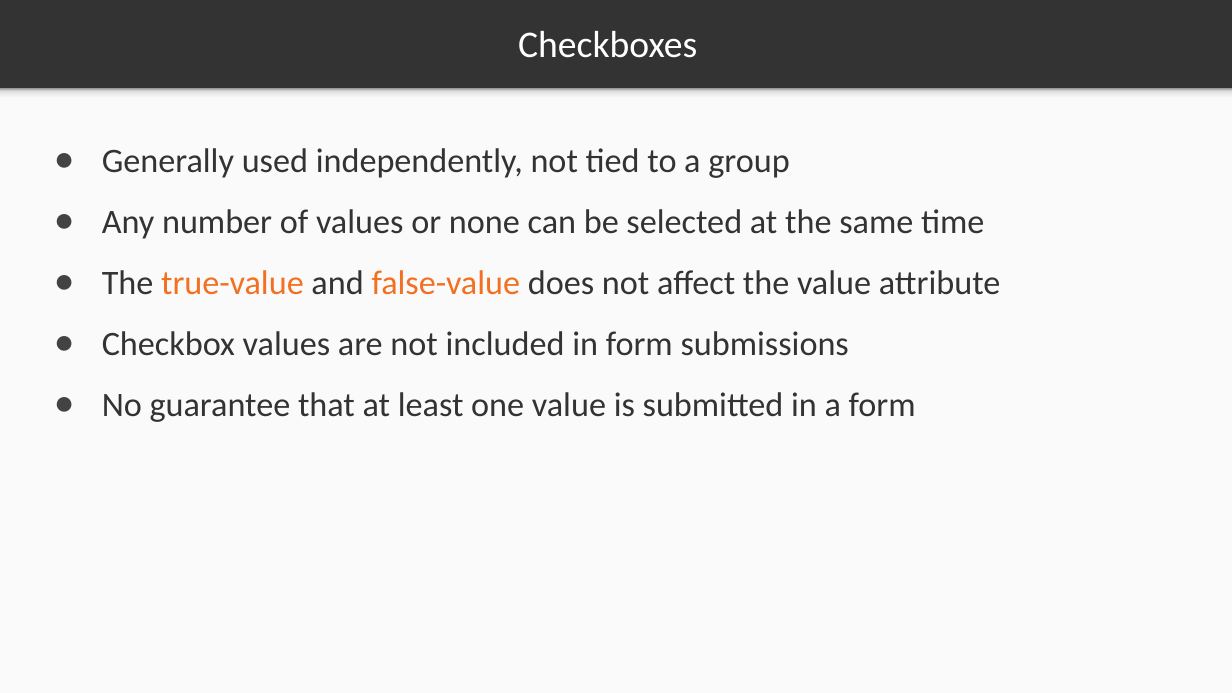
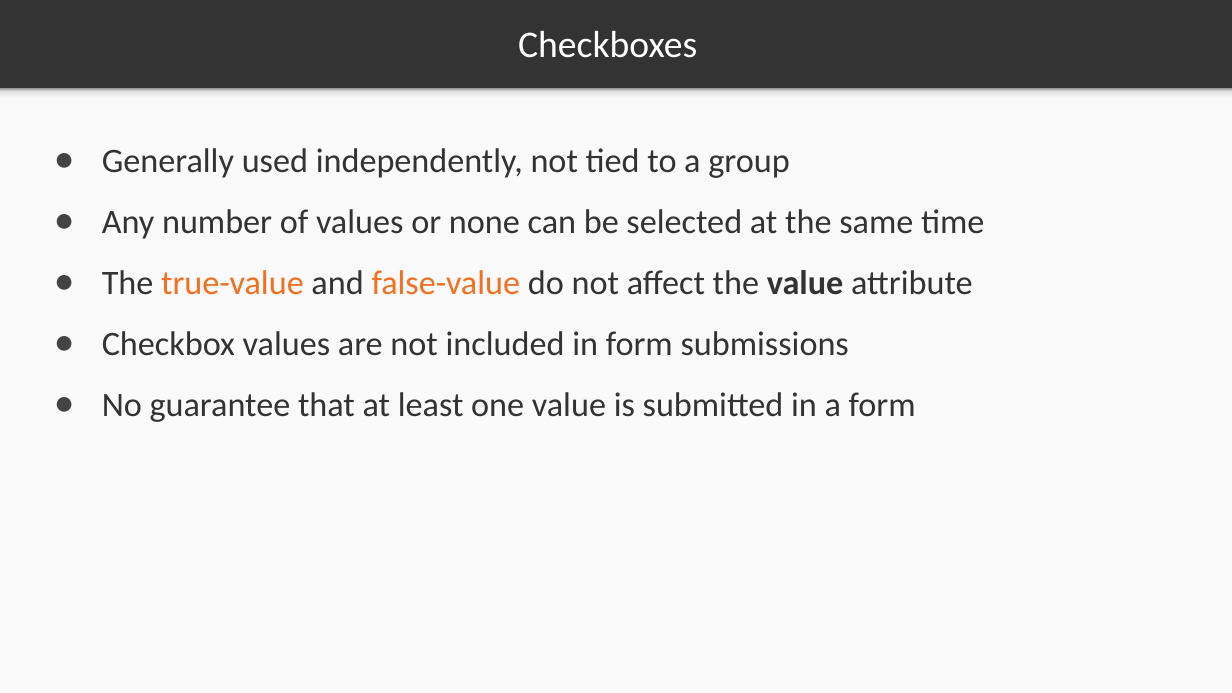
Before and after one commit to PacktPublishing/Troubleshooting-Vue.js, a slide deck: slide 3 of Section 4/Video 4.4/4.4.pptx. Drawn at 1232x693 pixels with LibreOffice and Linux fonts; fonts in the diff are those of the drawing. Boxes give left, top, right and bottom in pixels: in the first picture for what was removed or moved away, otherwise in the second. Text is boxed around its words. In the diff, an @@ line names an element or a change of style, - is before the commit and + after.

```diff
--- a/Section 4/Video 4.4/4.4.pptx
+++ b/Section 4/Video 4.4/4.4.pptx
@@ text at [102, 270, 973, 295]: text changed @@
-● The true-value and false-value does not affect the value attribute
+● The true-value and false-value do not affect the value attribute
```
Also in this commit, not shown: 1 other slide changed, 3 other files.
